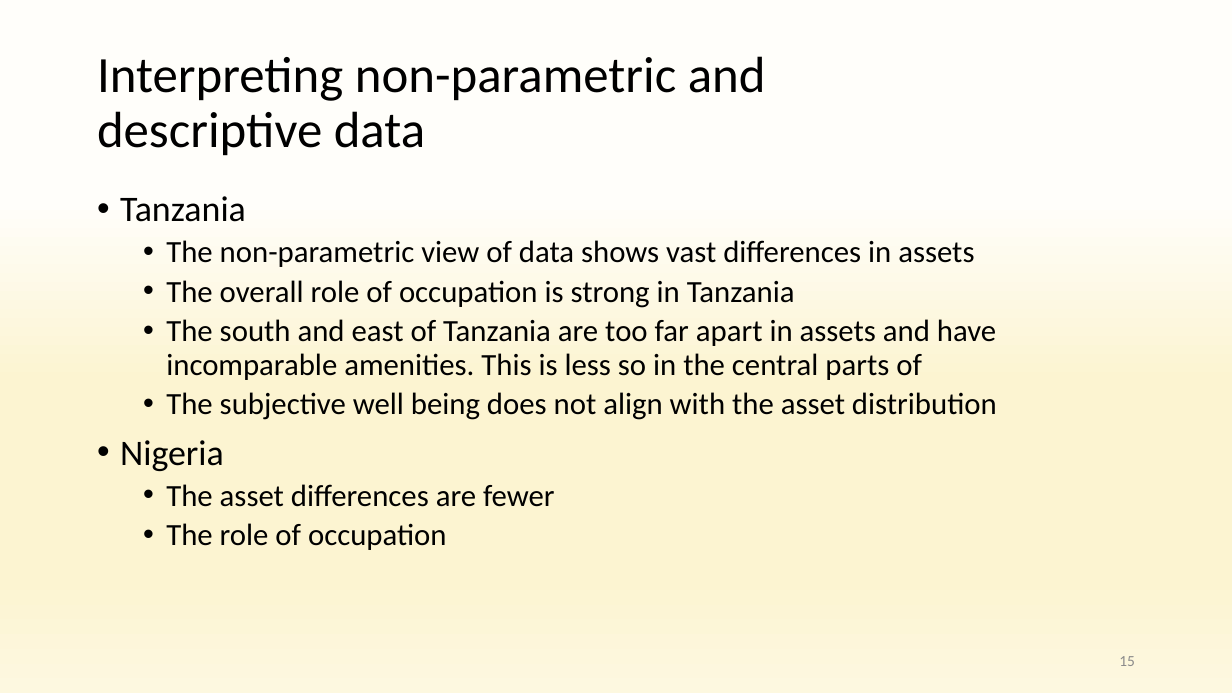
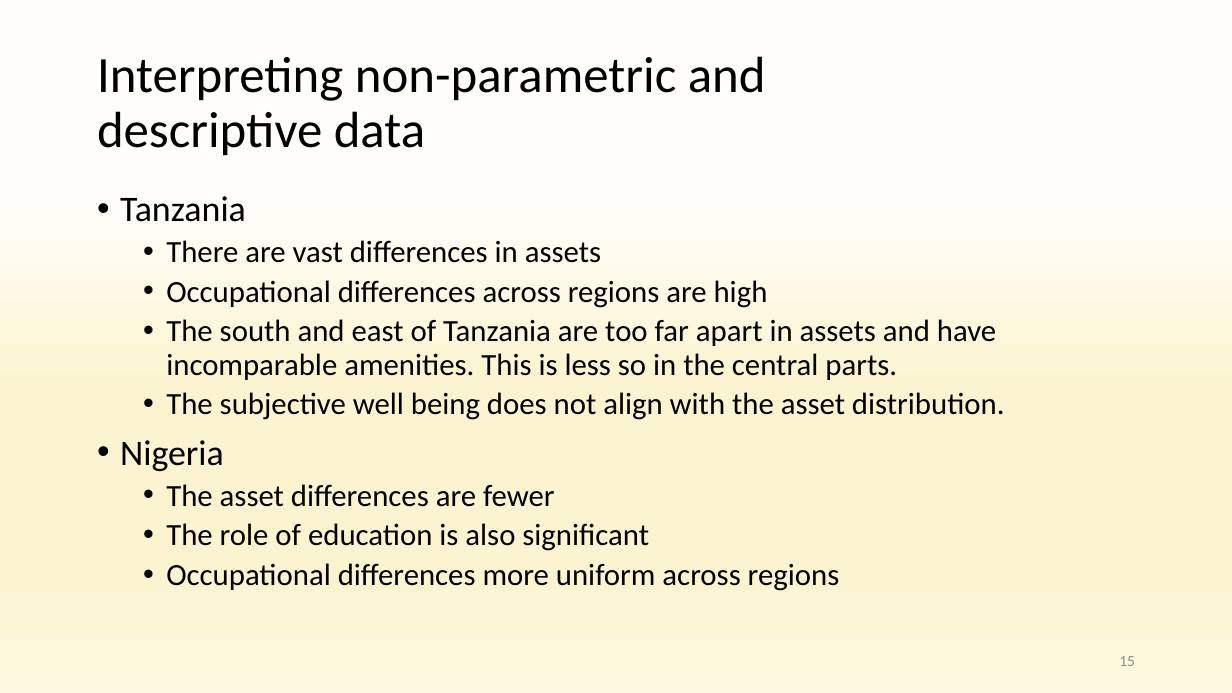
Before and after one commit to anuragr81/research, a slide deck: slide 15 of consumption/presentationOct2021.pptx. Drawn at 1232x693 pixels with LibreOffice and Linux fonts; fonts in the diff are those of the drawing; background and template pictures are left out. Boxes give left, top, right and bottom in pixels: in the first picture for what was removed or moved away, otherwise in the second. Text is boxed around its words. In the diff, an @@ line names an element or a change of style, - is before the commit and + after.

```diff
--- a/consumption/presentationOct2021.pptx
+++ b/consumption/presentationOct2021.pptx
@@ text at (x1=166, y1=240, x2=1005, y2=420): text changed @@
-  • The non-parametric view of data shows vast differences in assets
-  • The overall role of occupation is strong in Tanzania
-  • The south and east of Tanzania are too far apart in assets and have incomparable amenities. This is less so in the central parts of
-  • The subjective well being does not align with the asset distribution
+  • There are vast differences in assets
+  • Occupational differences across regions are high
+  • The south and east of Tanzania are too far apart in assets and have incomparable amenities. This is less so in the central parts.
+  • The subjective well being does not align with the asset distribution.
@@ text at (x1=166, y1=523, x2=840, y2=591): text changed @@
-  • The role of occupation
+  • The role of education is also significant
+  • Occupational differences more uniform across regions
```
Also in this commit, not shown: 5 other slides changed, 1 slide added, 2 other files.
